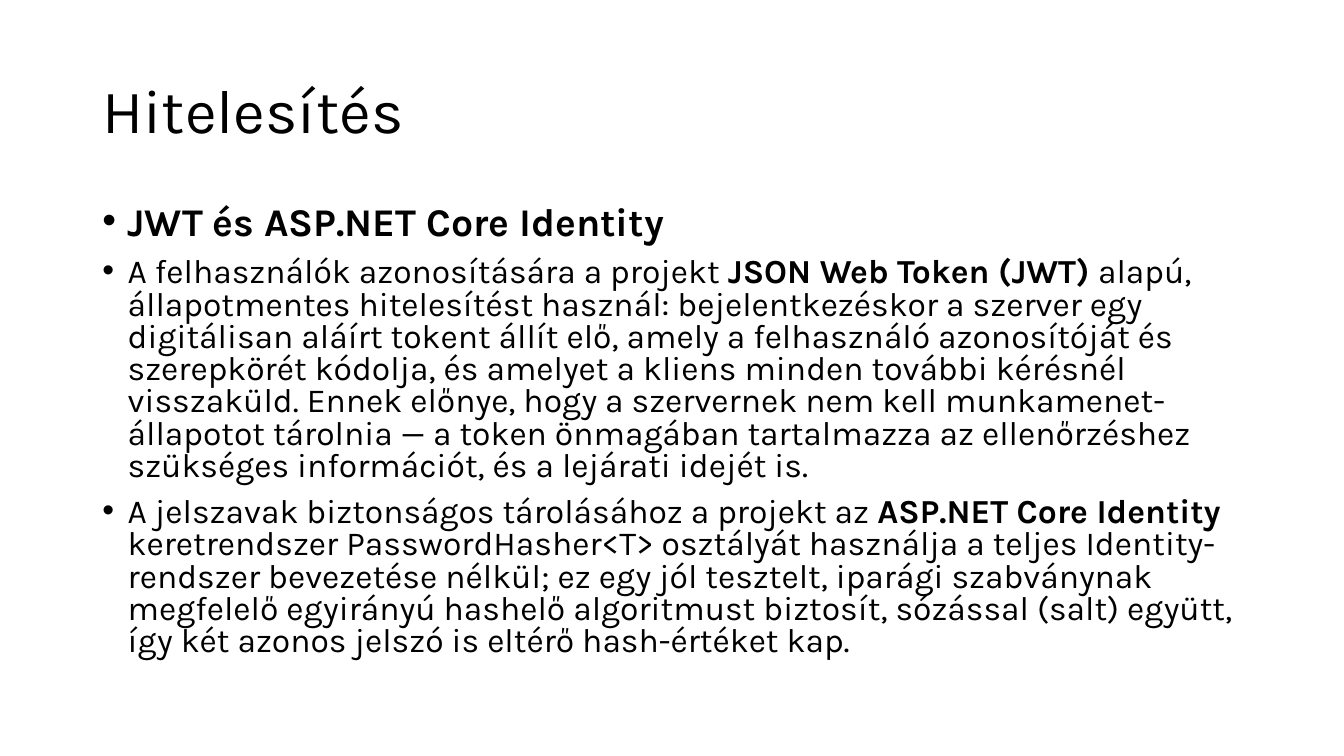
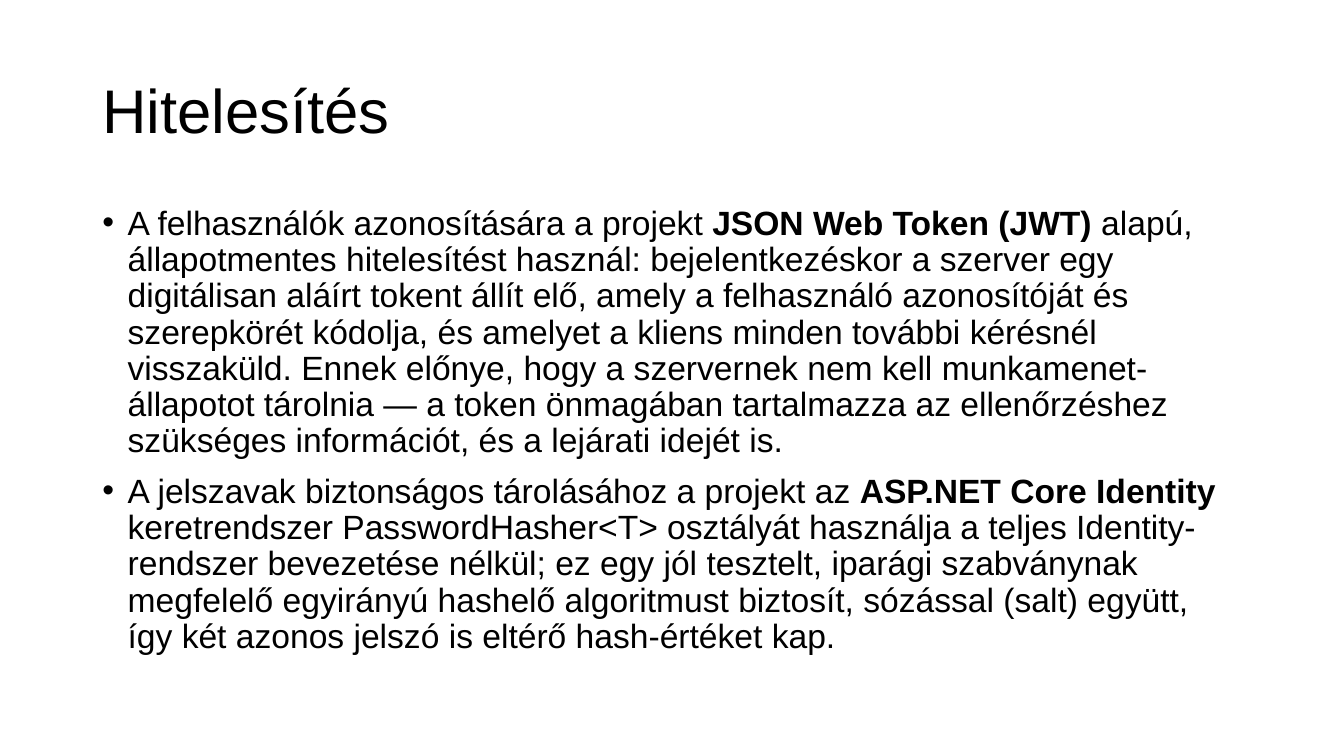
Before and after one commit to Vividia47/raktar, a slide deck: slide 7 of Documentation/exam.pptx. Drawn at 1344x756 pixels with LibreOffice and Linux fonts; fonts in the diff are those of the drawing; background and template pictures are left out. Boxes give left, top, right and bottom in pixels: in the first picture for what was removed or moved away, otherwise in the second. Text is boxed around its words. In the diff, an @@ line names an element or a change of style, - is before the commit and + after.

```diff
--- a/Documentation/exam.pptx
+++ b/Documentation/exam.pptx
@@ title "Hitelesítés" at (102,87,389,134): font Karla to Arial @@
@@ text "A felhasználók azonosítására a projekt ..." at (128,210,1215,655): font Karla to Arial; line spacing 0.8 to 0.9 @@
@@ text at (128,205,664,246): paragraph removed @@
-• JWT és ASP.NET Core Identity
```
Also in this commit, not shown: 6 other slides changed, 10 slides added.
